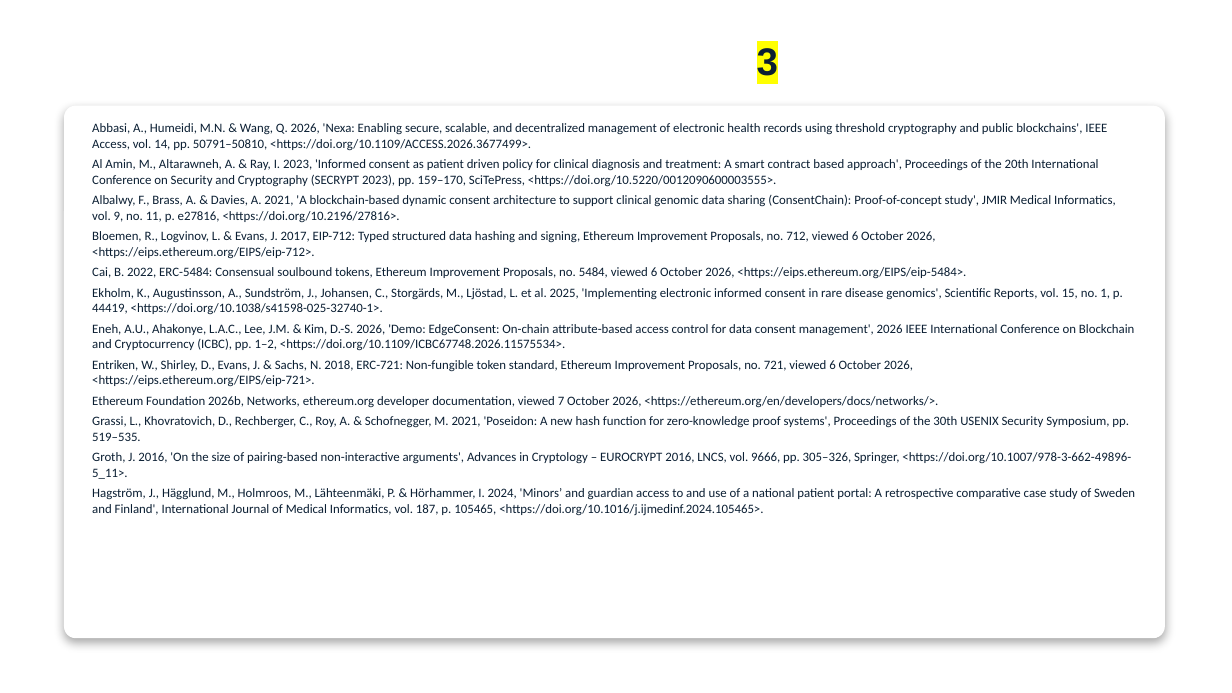
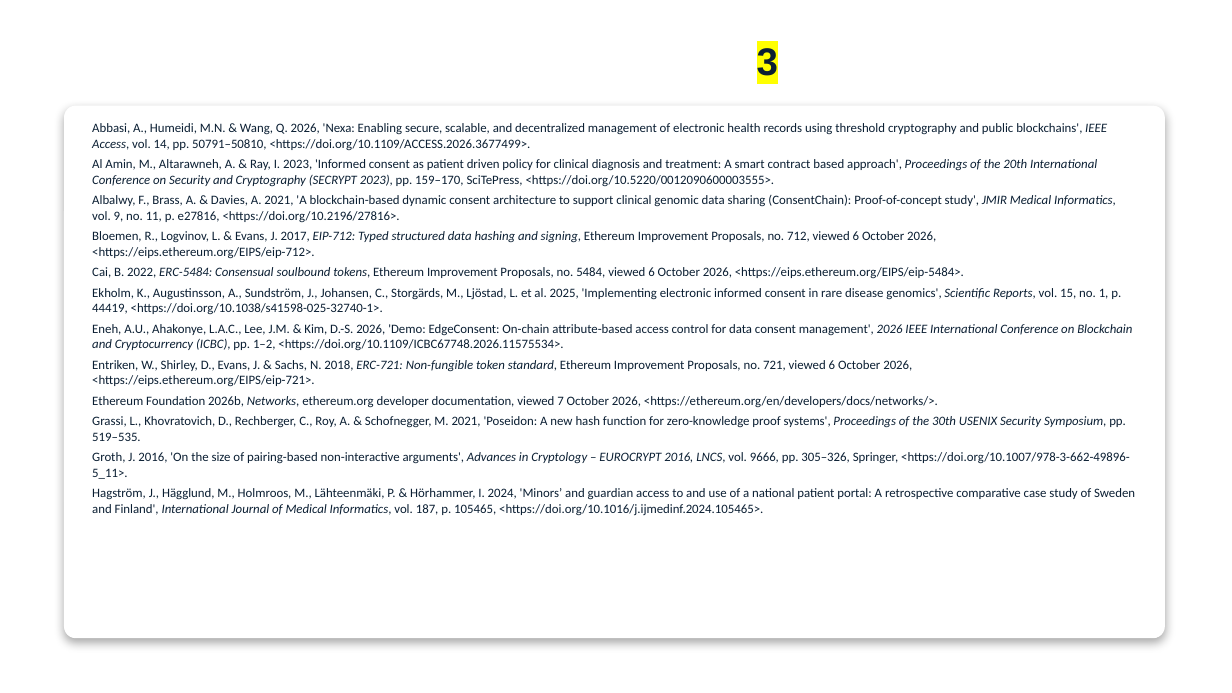
Before and after one commit to yasir12345678900/HealthRWA-Sepolia-Personal-try, a slide deck: slide 45 of docs/Yasir_CA2_Reassessment_Slides_YELLOW_changes.pptx. Drawn at 1232x693 pixels with LibreOffice and Linux fonts; fonts in the diff are those of the drawing; background and template pictures are left out. Boxes give left, top, right and bottom in pixels: in the first picture for what was removed or moved away, otherwise in the second. Text is boxed around its words. In the diff, an @@ line names an element or a change of style, - is before the commit and + after.

```diff
--- a/docs/Yasir_CA2_Reassessment_Slides_YELLOW_changes.pptx
+++ b/docs/Yasir_CA2_Reassessment_Slides_YELLOW_changes.pptx
@@ text "Abbasi, A., Humeidi, M.N. & ..." at [92, 123, 1135, 516]: italic on in "IEEE Access,", "Proceedings of the 20th International Conference on ...", "JMIR Medical Informatics,", "EIP-712: Typed structured data hashing and signing," and 8 more places @@
```
Also in this commit, not shown: 2 other slides changed, 3 other files.
